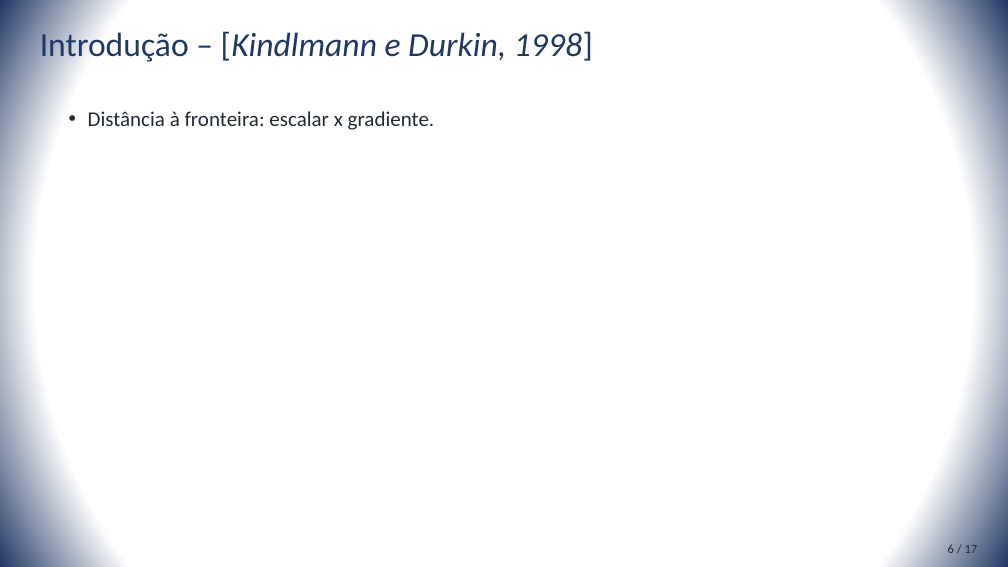
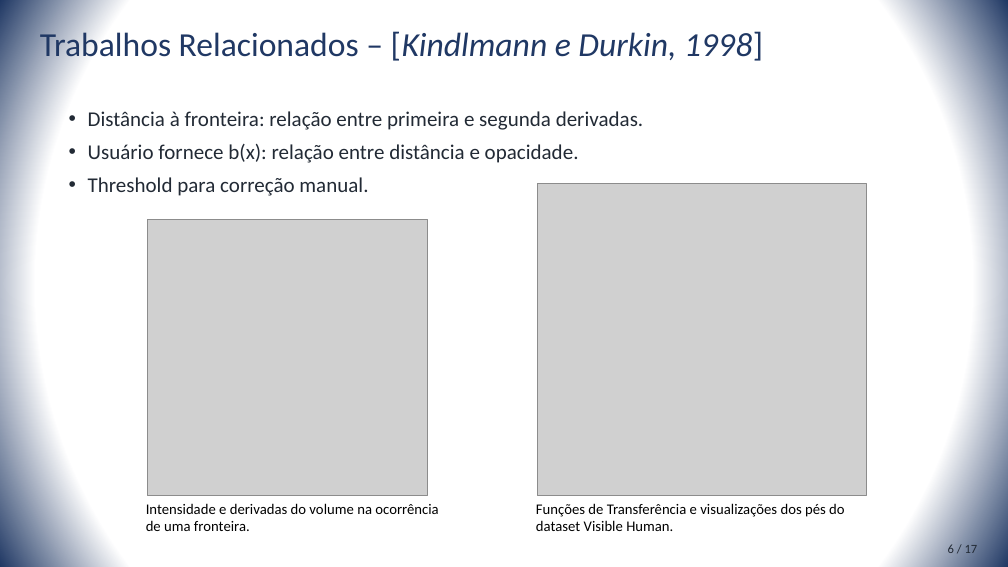
Before and after one commit to rustanitu/atfgtex, a slide deck: slide 7 of presentation/presentation.pptm (slide 6 before the commit). Drawn at 1008x567 pixels with LibreOffice and Linux fonts; fonts in the diff are those of the drawing; grey boxes stand for pictures. Boxes give left, top, right and bottom in pixels: in the first picture for what was removed or moved away, otherwise in the second. Text is boxed around its words. In the diff, an @@ line names an element or a change of style, - is before the commit and + after.

```diff
--- a/presentation/presentation.pptm
+++ b/presentation/presentation.pptm
@@ title at [40,28,763,64]: text changed; italic off @@
-Introdução – [Kindlmann e Durkin, 1998]
+Trabalhos Relacionados – [Kindlmann e Durkin, 1998]
@@ text at [88,111,644,196]: text changed @@
-• Distância à fronteira: escalar x gradiente.
+• Distância à fronteira: relação entre primeira e segunda derivadas.
+• Usuário fornece b(x): relação entre distância e opacidade.
+• Threshold para correção manual.
@@ picture added at [538,184,867,496] @@
@@ picture added at [147,219,427,495] @@
@@ text added at [146,503,438,531], 14 pt, text #000000 @@
+Intensidade e derivadas do volume na ocorrência de uma fronteira.
@@ text added at [536,503,844,531], 14 pt, text #000000 @@
+Funções de Transferência e visualizações dos pés do dataset Visible Human.
```
Also in this commit, not shown: 2 other slides changed, 1 slide added, 1 slide removed, 2 other files.
